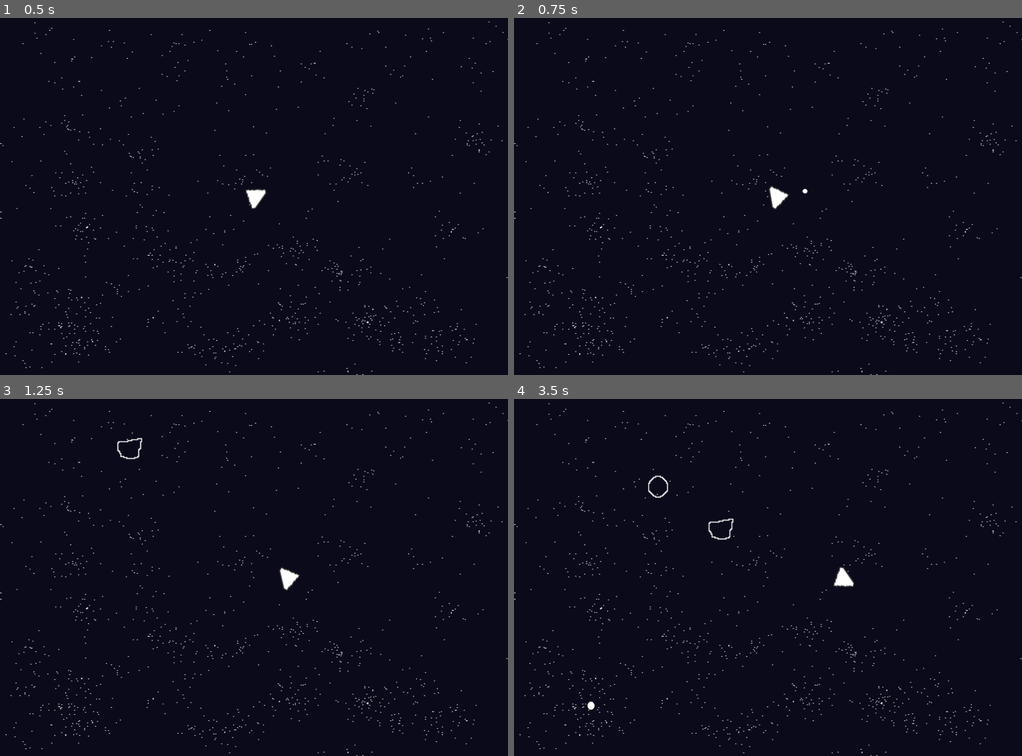
Above: before the commit, frames 1-4 (two rows, left to right).
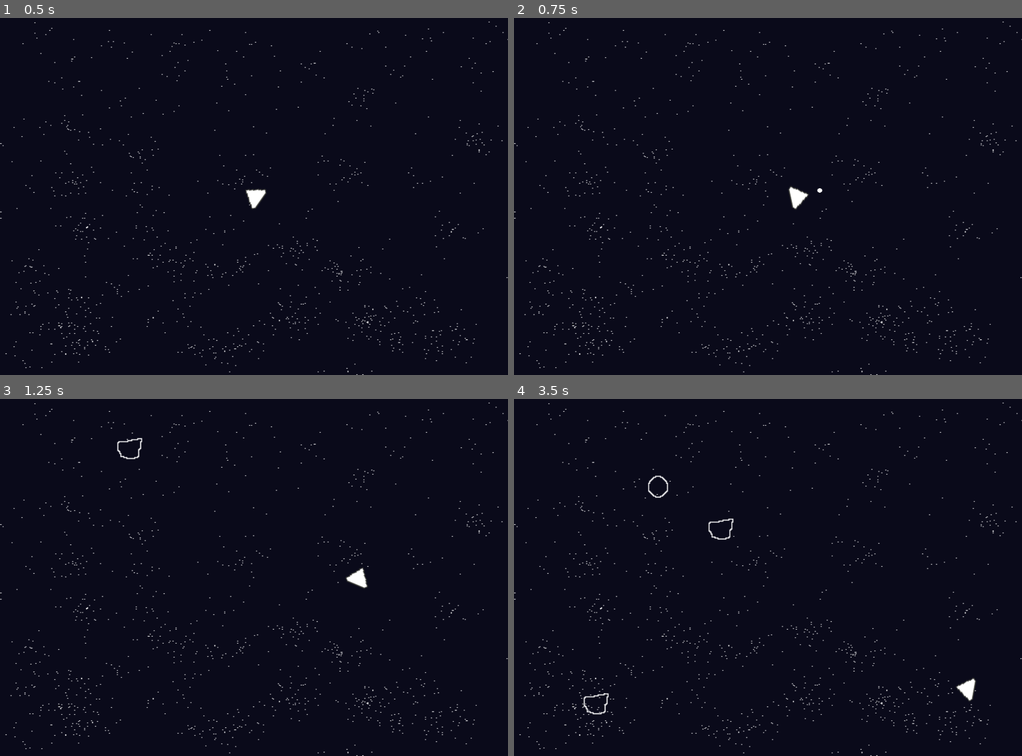
Above: after the commit, the same moments.

Repository: AhmedRahal/spaceship-fighter
Game: Godot game, scene res://scenes/world.tscn
The game is run twice, just before and just after one commit, with the same random seed, the same clock (stepped at 60 frames per second) and the same inputs.
Inputs (mouse positions are in pixels of both pictures, inside the frame that each line leads up to):
- Up to frame 1 (0.5 s): no input
- Up to frame 2 (0.75 s): tap Enter at 0.5 s; move the mouse to (879, 178) at 0.52 s; hold D (right) from 0.53 s (still down); click (879, 178) at 0.67 s
- Up to frame 3 (1.25 s): keep holding D (right)
- Up to frame 4 (3.5 s): move the mouse to (666, 595) at 1.27 s; release D (right) at 1.28 s; hold S (down) 1.28-2.03 s; move the mouse to (818, 498) at 2.02 s; hold D (right) 2.03-2.78 s; move the mouse to (742, 648) at 2.77 s; hold W (up) from 2.78 s (still down); click (742, 648) at 2.92 s

Frame 1 is identical in both runs. In frame 2, 0.3% of the frame differs, in the area x 50-61%, y 46-54%; in frame 3, 0.3%; in frame 4, 0.4%, in the area x 13-91%, y 46-89%.

Commit message:
added a player death and edited the base code

Diff:
--- a/project.godot
+++ b/project.godot
@@ -7,6 +7,22 @@
 ;   param=value ; assign values to parameters
 
 config_version=4
+
+_global_script_classes=[ {
+"base": "Area2D",
+"class": "Bullet",
+"language": "GDScript",
+"path": "res://scripts/bullet.gd"
+}, {
+"base": "KinematicBody2D",
+"class": "Player",
+"language": "GDScript",
+"path": "res://scripts/player.gd"
+} ]
+_global_script_class_icons={
+"Bullet": "",
+"Player": ""
+}
 
 [application]
 
--- a/scenes/aestroid01.tscn
+++ b/scenes/aestroid01.tscn
@@ -14,4 +14,4 @@
 scale = Vector2( 18.3679, 3.9375 )
 polygon = PoolVector2Array( 11.1642, -13.7143, 11.3146, -9.39683, 12.2946, -9.14286, 12.4776, -14.2222 )
 
-[connection signal="area_entered" from="." to="." method="_on_Area2D_area_entered"]
+[connection signal="body_entered" from="." to="." method="_on_Area2D_body_entered"]
--- a/scenes/aestroid02.tscn
+++ b/scenes/aestroid02.tscn
@@ -16,4 +16,4 @@
 position = Vector2( 0, 1 )
 shape = SubResource( 1 )
 
-[connection signal="area_entered" from="." to="." method="_on_Area2D_area_entered"]
+[connection signal="body_entered" from="." to="." method="_on_Area2D_body_entered"]
--- a/scripts/astroid.gd
+++ b/scripts/astroid.gd
@@ -37,18 +37,24 @@
 
 	direction = (farthest_corner - global_position).normalized()
 
+	# Set direction toward that corner
 
-	# Set direction toward that corner
 	direction = (farthest_corner - position).normalized()
+	get_parent()
 func _physics_process(delta):
 	#moving logic
 	position += direction * speed * delta
-
-
-func _on_Area2D_area_entered(area):
-	if area and  true :
+#func _on_Area2D_area_entered(area):
+func dead(area):
+	print(area)
+	if area :
+		if  area.get("type") == "Bullet":
+			area.queue_free()
+		if  area.get("type") == "Player":
+			area.die()
 		var explosion_instance = explosion.instance()
 		explosion_instance.position = position
 		get_tree().current_scene.add_child(explosion_instance)
-		print(get_tree().current_scene.get_child_count())
 		queue_free()
+func _on_Area2D_body_entered(area):
+	dead(area)
--- a/scripts/bullet.gd
+++ b/scripts/bullet.gd
@@ -1,6 +1,6 @@
 extends Area2D
-
-
+class_name Bullet
+var type = "Bullet"
 var speed:float = 1200
 var direction:Vector2 = Vector2.ZERO
 
--- a/scripts/player.gd
+++ b/scripts/player.gd
@@ -1,7 +1,9 @@
 extends KinematicBody2D
-
-export var speed: float = 100.0
+class_name Player
+var type = "Player"
+export var speed: float = 300.00
 var bulletScene = null
+var explosion = preload("res://scenes/explosion.tscn")
 var shooting_cd:float = -0.0
 func _ready():
 	bulletScene = preload("res://scenes/bullet.tscn")
@@ -32,3 +34,22 @@
 
 func get_screen_borders() :
 	pass
+
+func die():
+	visible = false
+	var explosion_instance = explosion.instance()
+	explosion_instance.position = position
+	get_tree().current_scene.add_child(explosion_instance)
+
+	var timer = Timer.new()
+	timer.wait_time = 1
+	timer.one_shot = true
+	get_tree().current_scene.add_child(timer)
+
+	timer.connect("timeout", self, "_on_timer_timeout")
+	timer.start()
+
+func _on_timer_timeout():
+	print("Timer ended")
+	get_tree().paused = true
+	queue_free()
--- a/scripts/spawner.gd
+++ b/scripts/spawner.gd
@@ -13,7 +13,7 @@
 func _on_Timer_timeout():
 	astroid_spawned += 1
 	spawn_handler()
-
+	kill_all_asteroids()
 func spawn_handler():
 	for i in range(times):
 		spawn()
